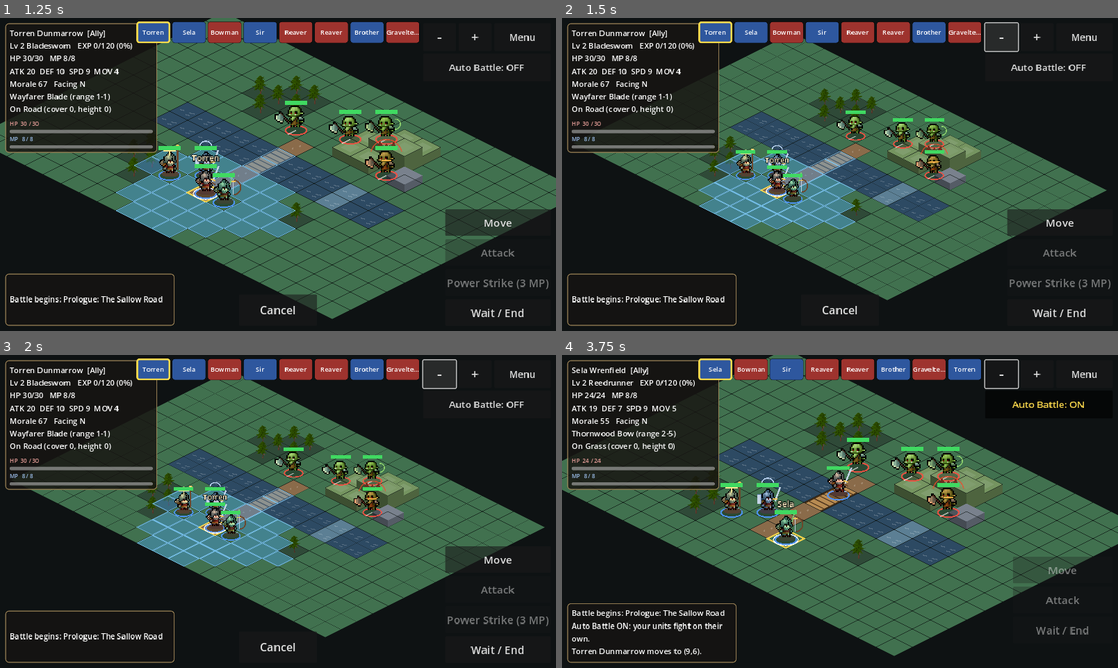
Above: before the commit, frames 1-4 (two rows, left to right).
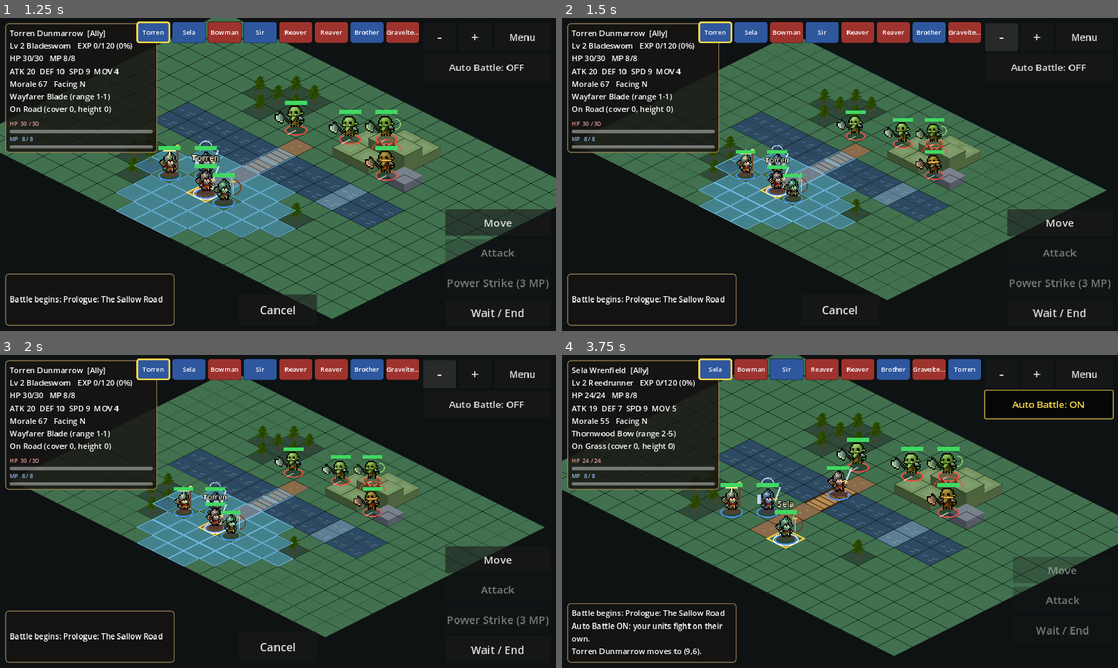
Above: after the commit, the same moments.

Repository: ninjun42215-gif/KindleWake
Game: Godot game, scene res://Main.tscn
Same seed, same stepped clock (60 frames per second), same inputs: the game is played once before the commit and once after it. This scene is started directly instead of the project's main scene.
Inputs (mouse positions are in pixels of both pictures, inside the frame that each line leads up to):
- Up to frame 1 (1.25 s): click "Begin Battle" at 0.5 s
- Up to frame 2 (1.5 s): click "-" at 1.25 s
- Up to frame 3 (2 s): no input
- Up to frame 4 (3.75 s): click "+" at 2 s; click "Auto Battle: OFF" at 2.75 s; move the mouse to (812, 574) at 3.52 s; hold Up (ui_up) from 3.53 s (still down); tap E at 3.6 s; click (812, 574) at 3.67 s

Frame 1 is identical in both runs. In frame 2, 0.1% of the frame differs, in the area x 75-83%, y 1-11%; in frame 3, 0.1%; in frame 4, 0.3%, in the area x 75-100%, y 1-21%.

Commit message:
Improve first-tap mobile controls and scrolling

Diff:
--- a/Kindlewake/scripts/ui/battle_scene.gd
+++ b/Kindlewake/scripts/ui/battle_scene.gd
@@ -1669,6 +1669,8 @@
 
 func _make_button(text: String, handler: Callable, min_size: Vector2 = Vector2(220, 76), font_size: int = 26) -> Button:
     var b := Button.new()
+    b.action_mode = BaseButton.ACTION_MODE_BUTTON_PRESS
+    b.focus_mode = Control.FOCUS_NONE
     b.text = text
     b.custom_minimum_size = min_size
     b.add_theme_font_size_override("font_size", font_size)
